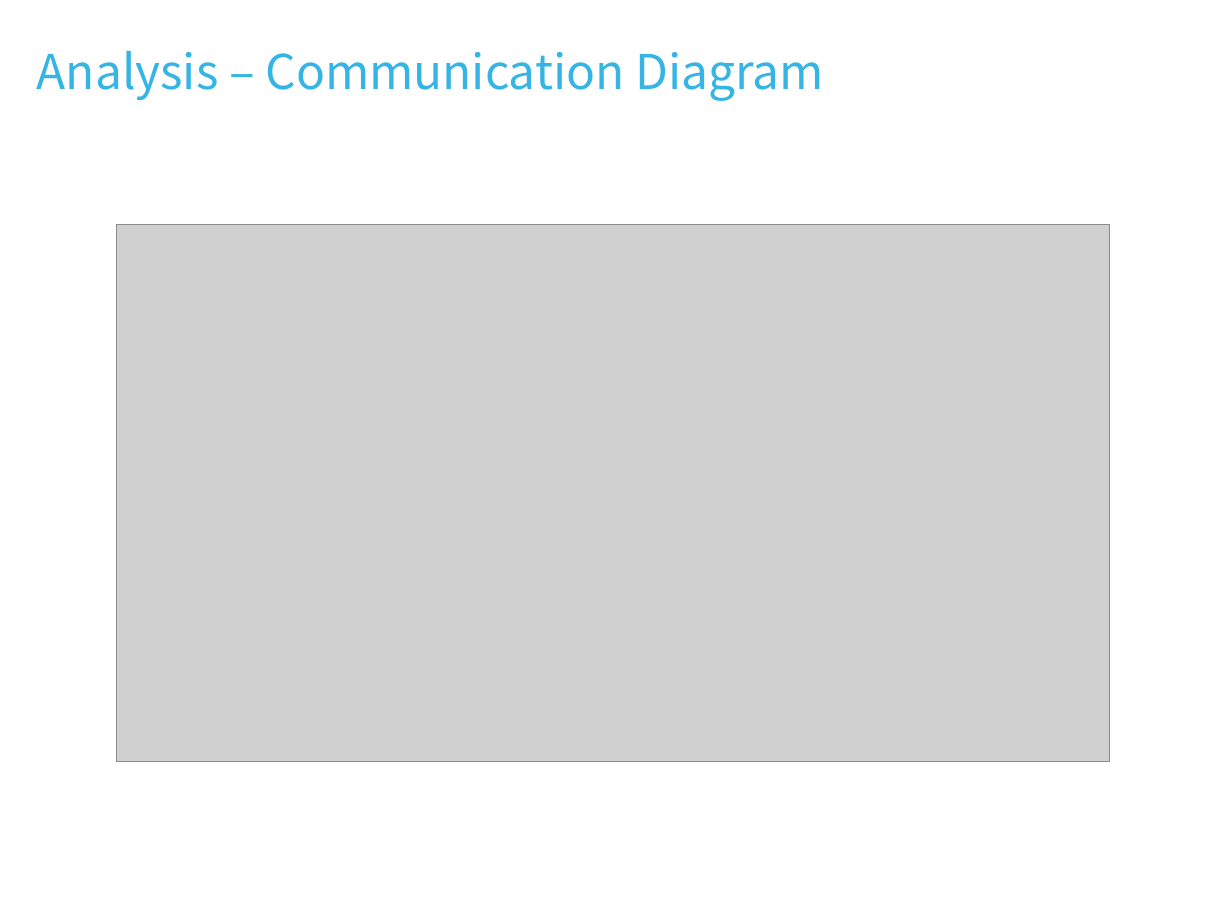
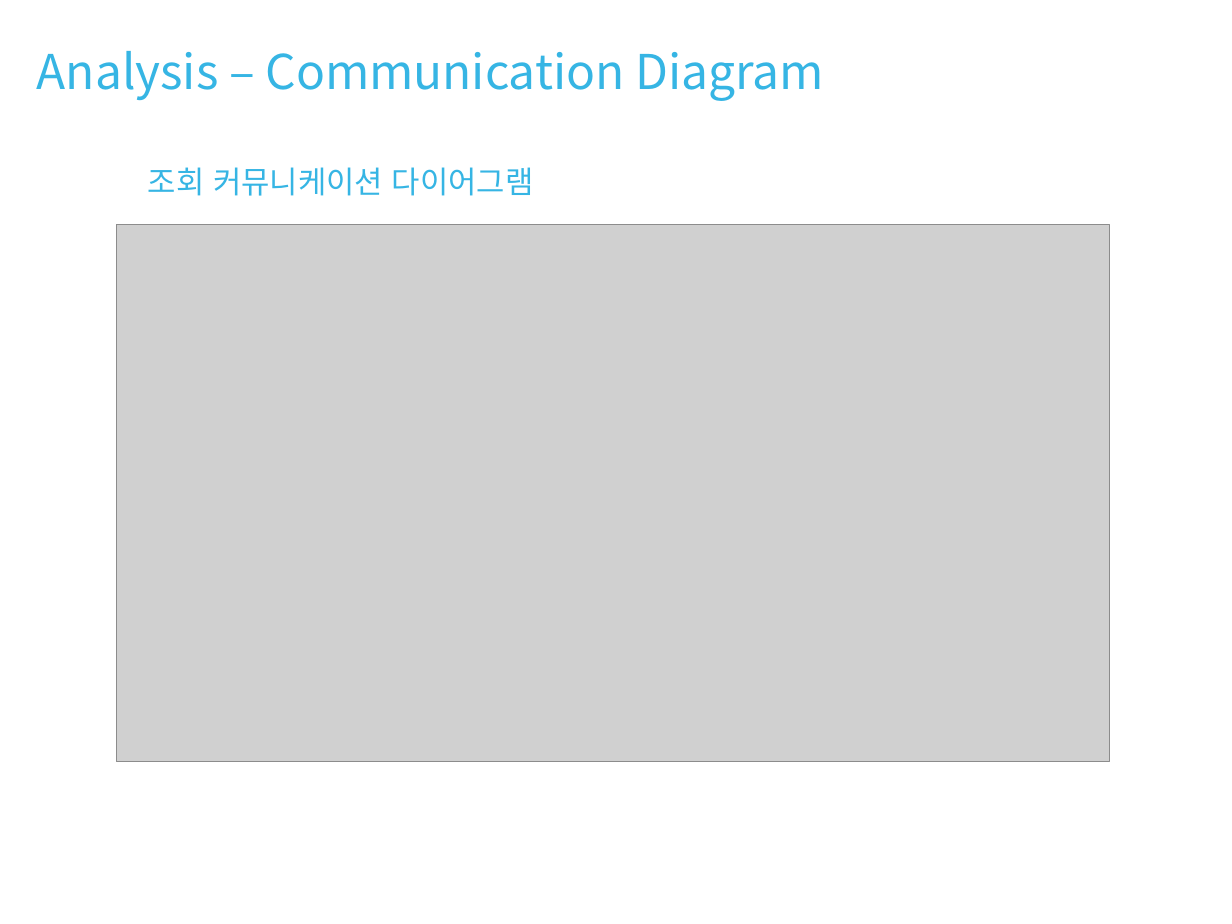
Before and after one commit to DavidKwon/ATMWith3tierArchitecture, a slide deck: slide 14 of ATM.pptx. Drawn at 1232x924 pixels with LibreOffice and Linux fonts; fonts in the diff are those of the drawing; grey boxes stand for pictures. Boxes give left, top, right and bottom in pixels: in the first picture for what was removed or moved away, otherwise in the second. Text is boxed around its words. In the diff, an @@ line names an element or a change of style, - is before the commit and + after.

```diff
--- a/ATM.pptx
+++ b/ATM.pptx
@@ text added at [148, 167, 534, 196], 18 pt, text #36B5E4 @@
+조회 커뮤니케이션 다이어그램
```
Also in this commit, not shown: 6 other slides changed, 7 slides added.
